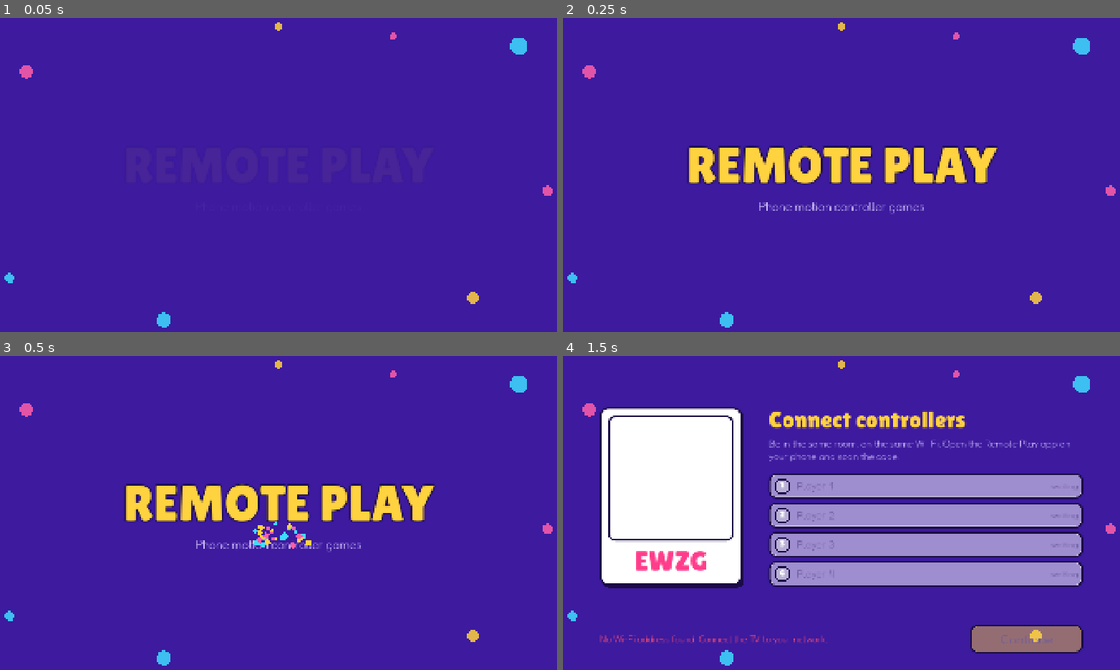
Above: before the commit, frames 1-4 (two rows, left to right).
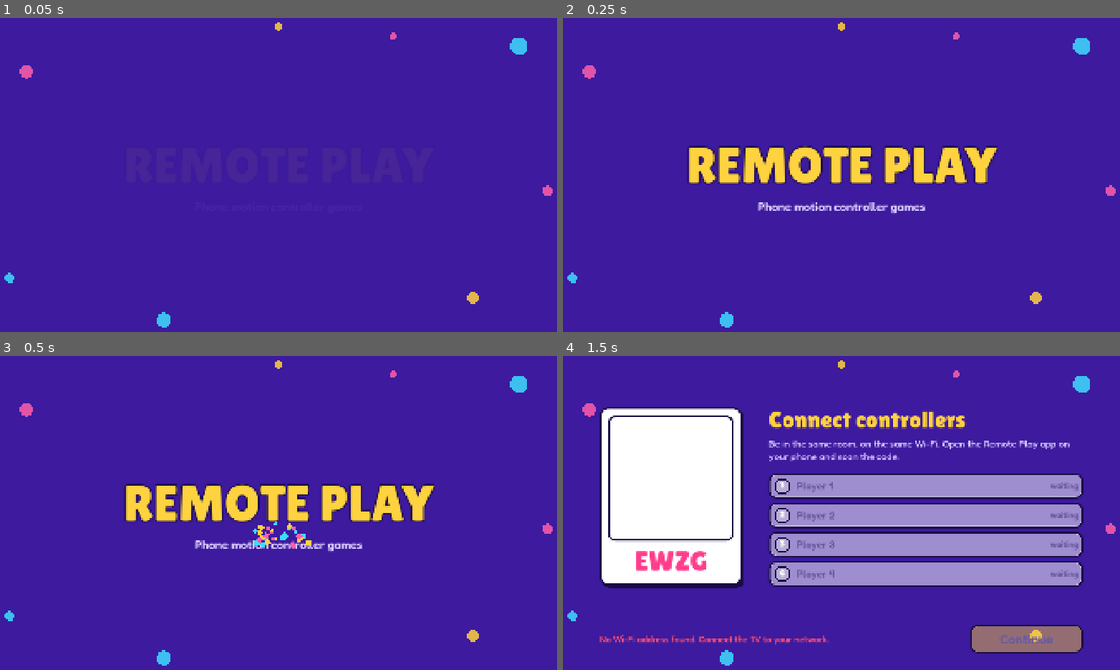
Above: after the commit, the same moments.

Repository: alonzo86/remote-play
Game: Godot game, scene res://scenes/boot.tscn
The game is run twice, just before and just after one commit, with the same random seed, the same clock (stepped at 60 frames per second) and the same inputs.
Inputs (mouse positions are in pixels of both pictures, inside the frame that each line leads up to):
- Up to frame 1 (0.05 s): no input
- Up to frame 2 (0.25 s): no input
- Up to frame 3 (0.5 s): no input
- Up to frame 4 (1.5 s): tap Enter (ui_accept) at 0.5, 0.77, 1.25 s; move the mouse to (969, 497) at 0.52 s; click (969, 497) at 0.67 s; drag from (724, 528) to (813, 578) at 1.27 s

The runs differ from the first frame. In frame 2, 0.4% of the frame differs, in the area x 34-66%, y 58-63%; in frame 3, 0.4%; in frame 4, 1.5%, in the area x 6-93%, y 26-93%.

Commit message:
Fix review findings 1 to 3: signal lambdas, freed slots in a round, font weight key
- controller_wait.gd and controller_pad.gd connect methods instead of lambdas to App.client
  signals, so a freed screen gets no calls.
- tv_server.gd: a slot freed during a round leaves the round list, so a phone that takes the
  slot gets the waiting phase (REQ-FL-25). Test added.
- ui_theme.gd: the font variation key is "weight". "wght" was ignored.

Co-Authored-By: Claude Sonnet 5.5 <noreply@anthropic.com>
Claude-Session: https://claude.ai/code/session_01CYANPvQQsmPqZvwcgTNFhA

Diff:
--- a/scripts/net/tv_server.gd
+++ b/scripts/net/tv_server.gd
@@ -14,7 +14,8 @@
 var room_code := ""
 var tv_name := "Living Room TV"
 var phase := "connect"   # connect, menu, playing, paused. See docs/PROTOCOL.md.
-var round_slots: Array[int] = []   # Slots that take part in the running round. Empty = all.
+var round_slots: Array[int] = []   # Slots that take part in the running round (when `round_limited`).
+var round_limited := false         # True when the round has its own list. A freed slot leaves the list.
 var players: Array[PlayerInput] = []
 var listening := false
 
@@ -31,11 +32,18 @@
 		players.append(PlayerInput.new(i, settings))
 		_sockets.append(null)
 		_last_rx_ms.append(0)
+	player_removed.connect(_on_player_removed)
 	var err := _tcp.listen(Protocol.WS_PORT)
 	listening = (err == OK)
 	if err != OK:
 		push_error("TvServer: cannot listen on port %d (error %d)" % [Protocol.WS_PORT, err])
 	return err
+
+
+## A slot that is freed during a round (left, removed, grace time over, host continued without it)
+## is not in the round any more. A new phone in that slot waits for the next round (REQ-FL-25).
+func _on_player_removed(slot: int) -> void:
+	round_slots.erase(slot)
 
 
 func stop() -> void:
@@ -70,8 +78,10 @@
 func set_phase(p_phase: String, slots: Array[int] = []) -> void:
 	phase = p_phase
 	round_slots.clear()
-	if p_phase in ["playing", "paused"]:
+	round_limited = false
+	if p_phase in ["playing", "paused"] and not slots.is_empty():
 		round_slots.append_array(slots)
+		round_limited = true
 	for p in players:
 		if p.is_connected_now():
 			_send_json(p.slot, {"t": "phase", "v": phase_for(p.slot)})
@@ -79,7 +89,7 @@
 
 ## The phase that one slot sees.
 func phase_for(slot: int) -> String:
-	if phase in ["playing", "paused"] and not round_slots.is_empty() and not (slot in round_slots):
+	if phase in ["playing", "paused"] and round_limited and not (slot in round_slots):
 		return "waiting"
 	return phase
 
--- a/scripts/ui/controller_pad.gd
+++ b/scripts/ui/controller_pad.gd
@@ -17,8 +17,17 @@
 	_sampler = SensorSampler.new()
 	_sampler.client = App.client
 	add_child(_sampler)
-	App.client.haptic_requested.connect(func(ms): Input.vibrate_handheld(ms))
-	App.client.phase_changed.connect(func(_p): queue_redraw())
+	# Connect methods, not lambdas: App.client outlives this screen.
+	App.client.haptic_requested.connect(_on_haptic)
+	App.client.phase_changed.connect(_on_phase)
+
+
+func _on_haptic(ms: int) -> void:
+	Input.vibrate_handheld(ms)
+
+
+func _on_phase(_phase: String) -> void:
+	queue_redraw()
 
 
 func _process(delta: float) -> void:
--- a/scripts/ui/controller_wait.gd
+++ b/scripts/ui/controller_wait.gd
@@ -41,8 +41,18 @@
 	leave.custom_minimum_size = Vector2(0, 120)
 	box.add_child(leave)
 
-	App.client.phase_changed.connect(func(_p): _refresh())
-	App.client.state_changed.connect(func(_s): _refresh())
+	# Connect methods, not lambdas: App.client outlives this screen, and Godot disconnects a method
+	# when its node is freed.
+	App.client.phase_changed.connect(_on_phase)
+	App.client.state_changed.connect(_on_state)
+	_refresh()
+
+
+func _on_phase(_phase: String) -> void:
+	_refresh()
+
+
+func _on_state(_state: int) -> void:
 	_refresh()
 
 
--- a/scripts/ui/ui_theme.gd
+++ b/scripts/ui/ui_theme.gd
@@ -63,7 +63,7 @@
 		return base
 	var v := FontVariation.new()
 	v.base_font = base
-	v.variation_opentype = {"wght": weight}
+	v.variation_opentype = {"weight": weight} # "wght" is ignored by Godot. The name is "weight".
 	return v
 
 
--- a/tests/run_tests.gd
+++ b/tests/run_tests.gd
@@ -411,6 +411,17 @@
 	await _wait_until(func(): return not late_phases.is_empty())
 	_check(late_phases == ["menu"], "the next phase reaches the late phone")
 
+	# A slot that is freed during a round leaves the round. A new phone in it must wait (REQ-FL-25).
+	var slot4: int = clients[3].slot
+	var round_two: Array[int] = [clients[0].slot, slot4]
+	server.set_phase("playing", round_two)
+	_check(server.phase_for(slot4) == "playing", "a slot in the round sees playing")
+	server.drop_player(slot4)
+	_check(server.phase_for(slot4) == "waiting" and server.round_slots == [clients[0].slot],
+			"a slot freed during the round is not in the round any more")
+	server.set_phase("menu")
+	_check(not server.round_limited and server.phase_for(slot4) == "menu", "the menu phase ends the round list")
+
 	# Server stop makes clients go to reconnect, not crash.
 	for c in clients:
 		c.leave()
--- a/tests/screenshots_controller.gd
+++ b/tests/screenshots_controller.gd
@@ -33,6 +33,10 @@
 	server.set_phase("playing")
 	await _frames(30)
 	root.get_texture().get_image().save_png("user://shot_ctl_pad.png")
+	server.set_phase("menu") # Back to the waiting screen. The freed pad must not receive signals.
+	await _frames(10)
+	server.set_phase("playing")
+	await _frames(10)
 	print("client state: ", app.client.state, " rtt ", app.client.rtt_ms)
 	app.client.leave()
 	await _frames(10)
